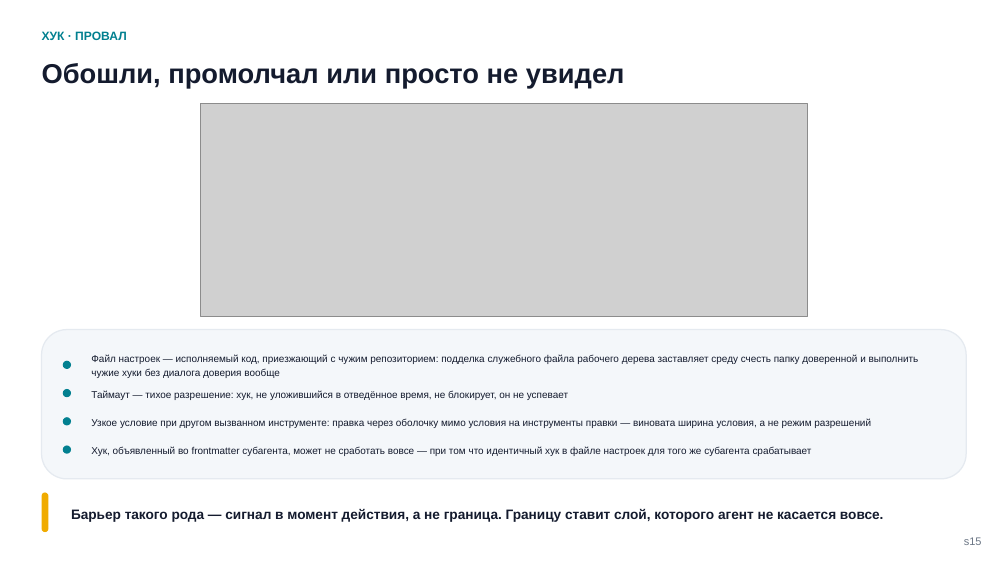
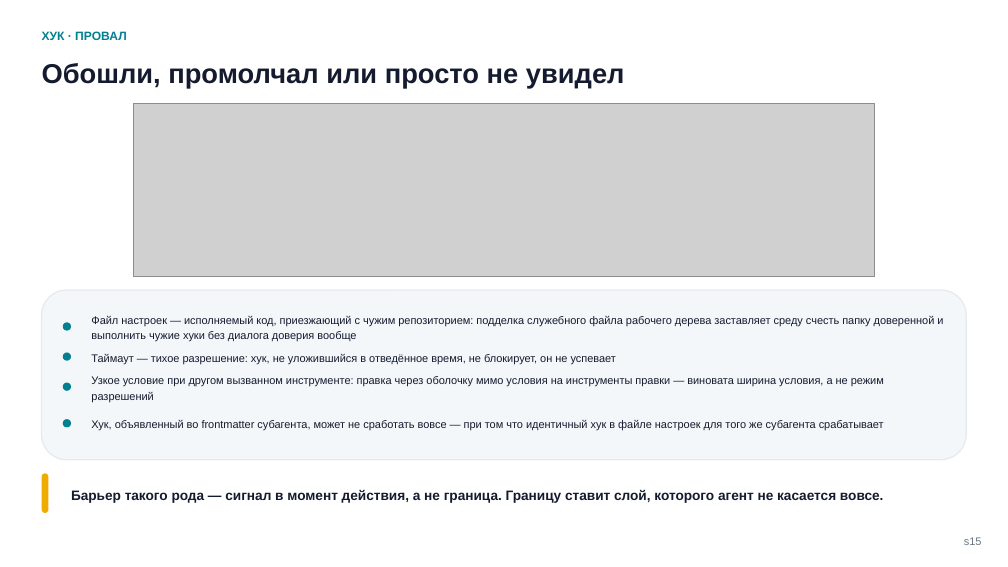
Before and after one commit to tellina-study/AI-usage-lessons, a slide deck: slide 15 of library/seminars/sem-05/rendered/sem-05.pptx. Drawn at 1008x567 pixels with LibreOffice and Linux fonts; fonts in the diff are those of the drawing; grey boxes stand for pictures. Boxes give left, top, right and bottom in pixels: in the first picture for what was removed or moved away, otherwise in the second. Text is boxed around its words. In the diff, an @@ line names an element or a change of style, - is before the commit and + after.

```diff
--- a/library/seminars/sem-05/rendered/sem-05.pptx
+++ b/library/seminars/sem-05/rendered/sem-05.pptx
@@ picture: place and size @@
-picture at <box>200,104,807,316</box>
+picture at <box>134,104,874,276</box>
@@ rounded rectangle: place and size @@
-rounded rectangle at <box>42,330,966,479</box>
+rounded rectangle at <box>42,290,966,460</box>
@@ rounded rectangle at <box>42,290,966,460</box>: proportions changed @@
@@ rounded rectangle: place and size @@
-rounded rectangle at <box>63,361,71,369</box>
+rounded rectangle at <box>63,322,71,330</box>
@@ size 9.5 to 10.5 pt in 4 elements at <box>91,420,884,431</box>, <box>91,376,884,402</box>, <box>91,354,616,364</box>, <box>91,316,943,342</box> @@
@@ text "Файл настроек — исполняемый код, ...": place and size @@
-text "Файл настроек — исполняемый код, ..." at <box>91,355,919,378</box>
+text "Файл настроек — исполняемый код, ..." at <box>91,316,943,342</box>
@@ 2 texts, 2 rounded rectangles: place and size @@
-2 texts, 2 rounded rectangles at <box>63,389,871,428</box>
+2 texts, 2 rounded rectangles at <box>63,352,884,402</box>
@@ rounded rectangle: place and size @@
-rounded rectangle at <box>63,445,71,454</box>
+rounded rectangle at <box>63,419,71,427</box>
@@ text "Хук, объявленный во frontmatter субагента, ...": place and size @@
-text "Хук, объявленный во frontmatter субагента, ..." at <box>91,447,812,456</box>
+text "Хук, объявленный во frontmatter субагента, ..." at <box>91,420,884,431</box>
@@ rounded rectangle: place and size @@
-rounded rectangle at <box>42,492,48,532</box>
+rounded rectangle at <box>42,473,48,513</box>
@@ text "Барьер такого рода — сигнал ...": place and size @@
-text "Барьер такого рода — сигнал ..." at <box>71,508,883,522</box>
+text "Барьер такого рода — сигнал ..." at <box>71,489,883,503</box>
```
Also in this commit, not shown: 6 other slides changed, 28 other files.
